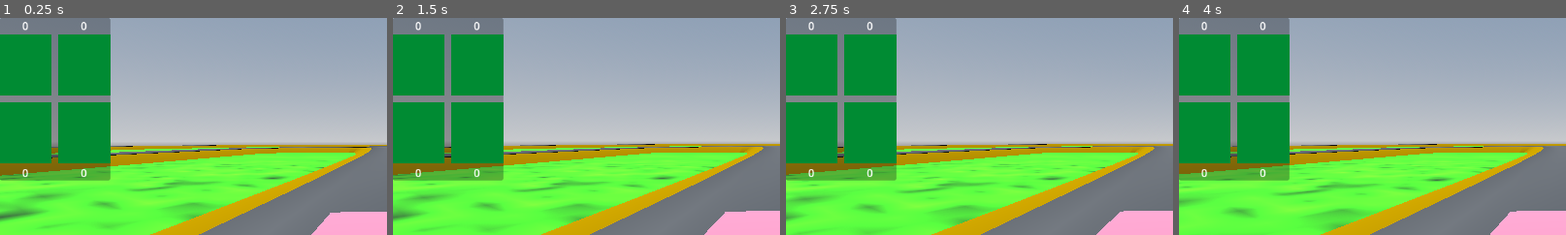
Above: before the commit, frames 1-4 (left to right).
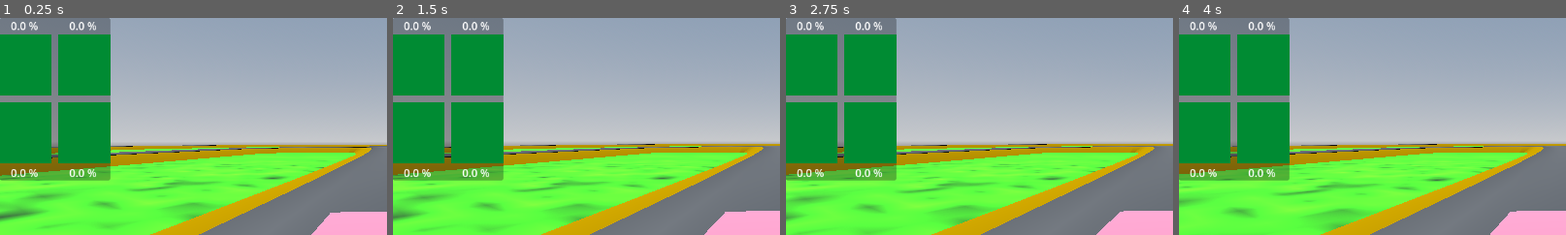
Above: after the commit, the same moments.

Repository: Dechode/Godot-Advanced-Vehicle
Game: Godot game, scene res://levels/world.tscn
Two runs of this game, one before a commit and one after it. Both use one fixed random seed, a clock stepped at 60 frames per second and the inputs below.
Inputs:
- Up to frame 1 (0.25 s): no input
- Up to frame 2 (1.5 s): hold Right (SteerRight) 0.53-1.28 s; hold C (Clutch) 0.53-1.28 s; hold Down (Brake) from 1.28 s (still down); tap Up (Throttle) at 1.35 s
- Up to frame 3 (2.75 s): release Down (Brake) at 2.03 s; hold Right (SteerRight) from 2.03 s (still down); hold C (Clutch) from 2.03 s (still down)
- Up to frame 4 (4 s): release Right (SteerRight) at 2.78 s; release C (Clutch) at 2.78 s; hold A (ShiftUp) 2.78-3.53 s; tap Up (Throttle) at 2.85 s; hold Left (SteerLeft) from 3.53 s (still down); hold C (Clutch) from 3.53 s (still down)
The pictures show only the part of the screen within x 0-50%, y 0-50%; the shares and areas given below are measured in that part.

The runs differ from the first frame. In frame 1, 0.7% of the frame differs, in the area x 2-25%, y 1-74%; in frame 2, 0.7%; in frame 3, 0.7%; in frame 4, 0.7%.

Commit message:
Add % sign to tire wear readout

Diff:
--- a/scenes/gui/tireinfo_app.gd
+++ b/scenes/gui/tireinfo_app.gd
@@ -38,7 +38,7 @@
 	if wheels_init != 4:
 		return
 
-	$Panel/VBoxContainer/HBoxContainer/WheelFL/TireWearLabel.text = str(snapped(wheel_fl.tire_wear * 100, 0.01))
-	$Panel/VBoxContainer/HBoxContainer/WheelFR/TireWearLabel.text = str(snapped(wheel_fr.tire_wear * 100, 0.01))
-	$Panel/VBoxContainer/HBoxContainer2/WheelBL/TireWearLabel.text = str(snapped(wheel_bl.tire_wear * 100, 0.01))
-	$Panel/VBoxContainer/HBoxContainer2/WheelBR/TireWearLabel.text = str(snapped(wheel_br.tire_wear * 100, 0.01))
+	$Panel/VBoxContainer/HBoxContainer/WheelFL/TireWearLabel.text = "%3.1f %% " % float(wheel_fl.tire_wear * 100)
+	$Panel/VBoxContainer/HBoxContainer/WheelFR/TireWearLabel.text = "%3.1f %% " % float(wheel_fr.tire_wear * 100)
+	$Panel/VBoxContainer/HBoxContainer2/WheelBL/TireWearLabel.text ="%3.1f %% " % float(wheel_bl.tire_wear * 100)
+	$Panel/VBoxContainer/HBoxContainer2/WheelBR/TireWearLabel.text ="%3.1f %% " % float(wheel_br.tire_wear * 100)
